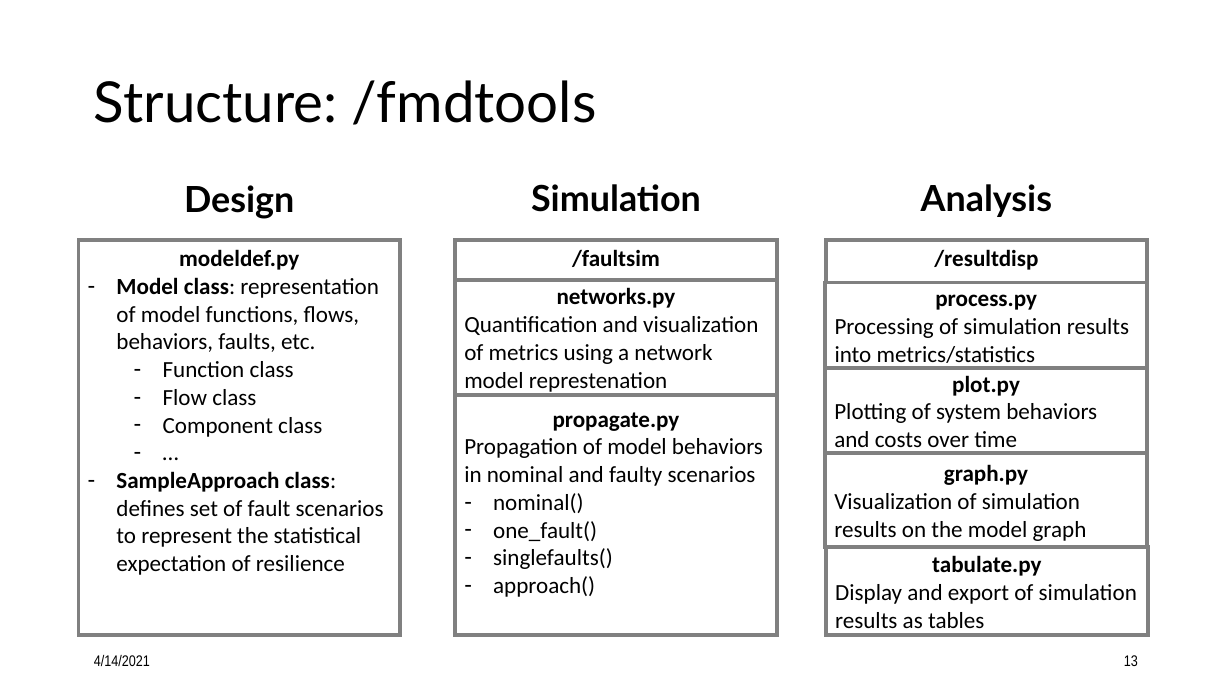
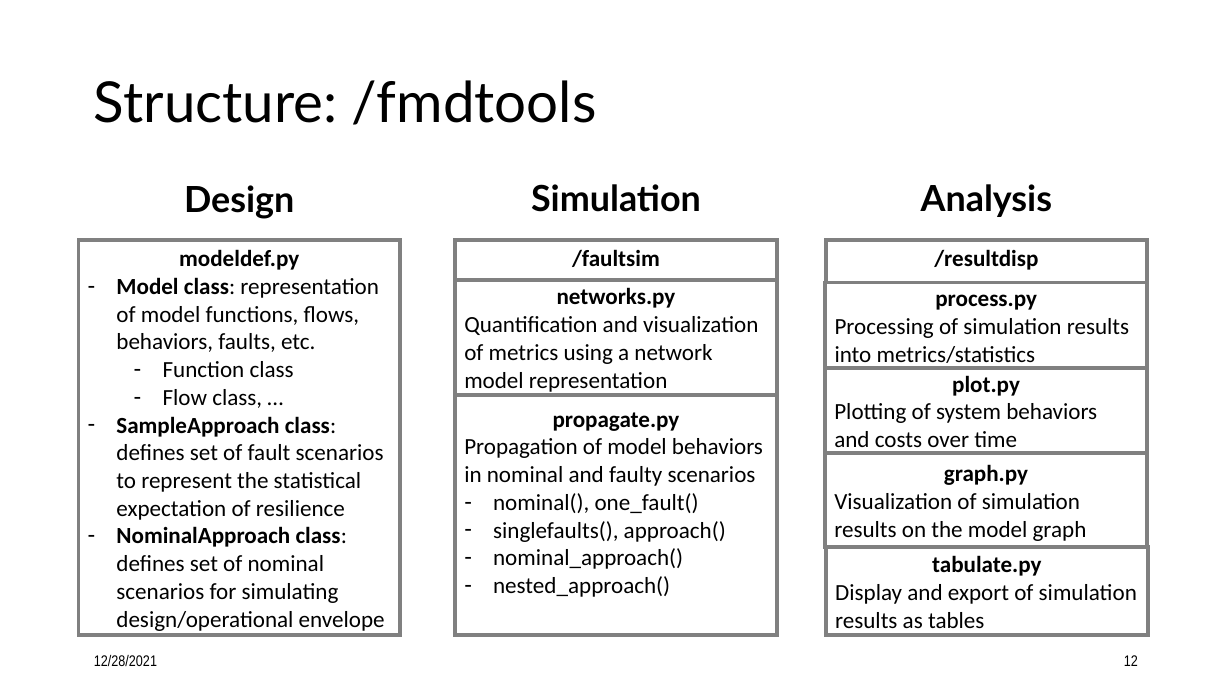
Before and after one commit to nasa/fmdtools, a slide deck: slide 12 of docs/Intro to fmdtools.pptx (slide 13 before the commit). Drawn at 1232x693 pixels with LibreOffice and Linux fonts; fonts in the diff are those of the drawing. Boxes give left, top, right and bottom in pixels: in the first picture for what was removed or moved away, otherwise in the second. Text is boxed around its words. In the diff, an @@ line names an element or a change of style, - is before the commit and + after.

```diff
--- a/docs/Intro to fmdtools.pptx
+++ b/docs/Intro to fmdtools.pptx
@@ text in rectangle at (x1=464, y1=316, x2=758, y2=394): text changed @@
-Quantification and visualization of metrics using a network model represtenation
+Quantification and visualization of metrics using a network model representation
@@ text in rectangle at (x1=163, y1=389, x2=262, y2=408): text changed @@
-  – Flow class
-  – Component class
-  – …
+  – Flow class, …
@@ text in rectangle at (x1=493, y1=493, x2=726, y2=597): text changed @@
-– nominal()
-– one_fault()
-– singlefaults()
-– approach()
+– nominal(), one_fault()
+– singlefaults(), approach()
+– nominal_approach()
+– nested_approach()
@@ text in rectangle at (x1=116, y1=526, x2=385, y2=631): paragraph added @@
+– NominalApproach class: defines set of nominal scenarios for simulating design/operational envelope
@@ text at (x1=94, y1=655, x2=157, y2=666): text changed @@
-4/14/2021
+12/28/2021
@@ page number at (x1=1124, y1=655, x2=1138, y2=666): text changed @@
-13
+12
```
Also in this commit, not shown: 32 other slides changed, 5 slides added, 3 slides removed, 14 other files.
